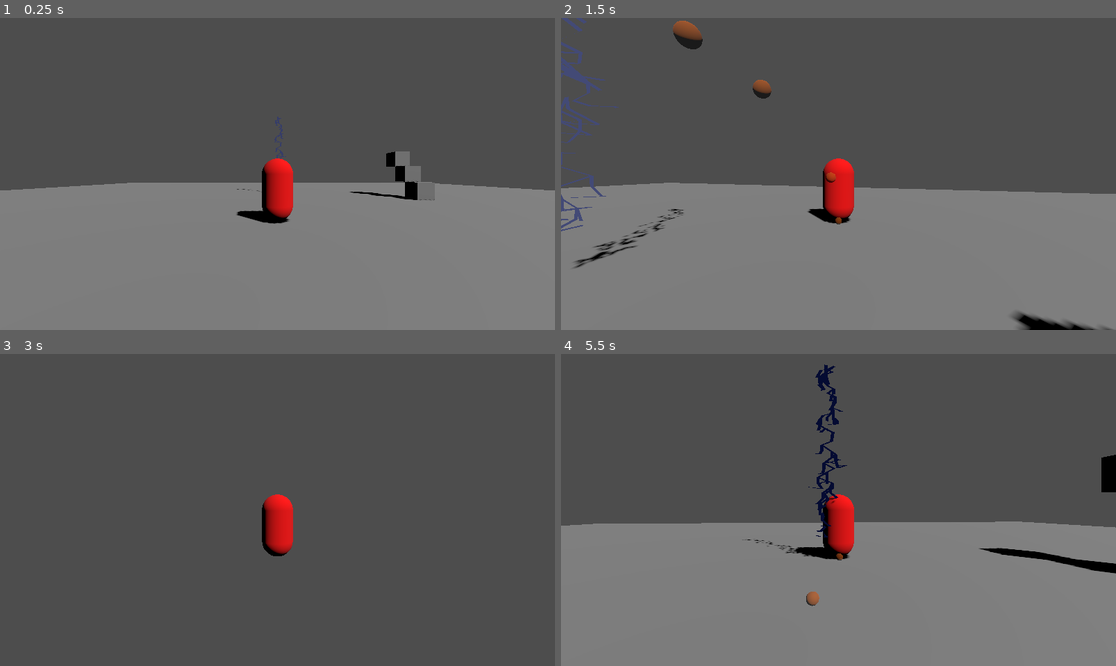
Above: before the commit, frames 1-4 (two rows, left to right).
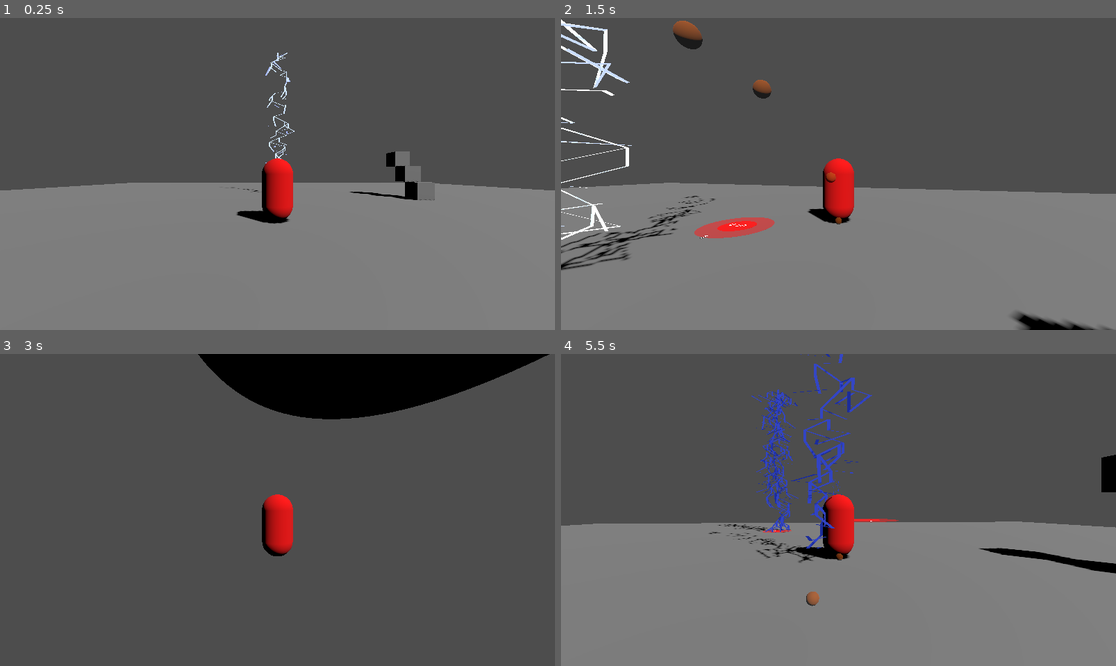
Above: after the commit, the same moments.

Repository: ZweiEuro/high_perf_cg
Game: Godot game, scene res://main_scene.tscn
The game is run twice, just before and just after one commit, with the same random seed, the same clock (stepped at 60 frames per second) and the same inputs.
Inputs (mouse positions are in pixels of both pictures, inside the frame that each line leads up to):
- Up to frame 1 (0.25 s): no input
- Up to frame 2 (1.5 s): tap Enter at 0.5 s; move the mouse to (866, 174) at 0.52 s; hold W (Player Forward) from 0.53 s (still down); tap Shift (Dash) at 0.6, 1.35 s; tap Space (Player jump) at 0.77 s; move the mouse to (810, 174) at 1.27 s
- Up to frame 3 (3 s): keep holding W (Player Forward); tap Space (Player jump) at 1.52 s; move the mouse to (288, 503) at 2.02 s; tap Shift (Dash) at 2.1, 2.85 s; move the mouse to (271, 516) at 2.77 s
- Up to frame 4 (5.5 s): keep holding W (Player Forward); tap Space (Player jump) at 3.02, 3.77, 4.52 s; move the mouse to (877, 513) at 3.52 s; tap Shift (Dash) at 3.6, 4.35, 5.1 s; move the mouse to (794, 506) at 4.27 s; tap R (Reset) at 5 s; move the mouse to (844, 510) at 5.02 s

The runs differ from the first frame. In frame 1, 0.3% of the frame differs, in the area x 41-54%, y 11-56%; in frame 2, 3.3%; in frame 3, 8.7%, in the area x 35-99%, y 0-21%; in frame 4, 2.8%.

Commit message:
current state

Diff:
--- a/alt_lightning/alt-lightning.gdshader
+++ b/alt_lightning/alt-lightning.gdshader
@@ -1,6 +1,5 @@
 shader_type spatial;
 render_mode cull_disabled;
-render_mode unshaded;
 
 uniform vec3 color_blue : source_color = vec3(0.2, 0.3, 1.0);
 uniform vec3 color_white : source_color = vec3(1.0, 1.0, 1.0);
--- a/alt_lightning/alt_lightning.tscn
+++ b/alt_lightning/alt_lightning.tscn
@@ -3,22 +3,22 @@
 [ext_resource type="Script" path="res://alt_lightning/multi_mesh_instance_3d.gd" id="1_7cfiw"]
 [ext_resource type="Shader" path="res://alt_lightning/alt-lightning.gdshader" id="1_8xj2g"]
 
-[sub_resource type="ShaderMaterial" id="ShaderMaterial_3rylv"]
+[sub_resource type="ShaderMaterial" id="ShaderMaterial_54nu6"]
 render_priority = 0
 shader = ExtResource("1_8xj2g")
 shader_parameter/color_blue = Color(0.2, 0.3, 1, 1)
-shader_parameter/color_white = Color(1, 0, 0, 1)
-shader_parameter/flicker_speed = 5.0
-shader_parameter/blue_bias = 2.0
+shader_parameter/color_white = Color(1, 1, 1, 1)
+shader_parameter/flicker_speed = 10.0
+shader_parameter/blue_bias = 4.0
 
-[sub_resource type="PlaneMesh" id="PlaneMesh_2yair"]
-material = SubResource("ShaderMaterial_3rylv")
+[sub_resource type="PlaneMesh" id="PlaneMesh_62ihd"]
+material = SubResource("ShaderMaterial_54nu6")
 
 [node name="alt-lightning" type="MeshInstance3D"]
-mesh = SubResource("PlaneMesh_2yair")
+mesh = SubResource("PlaneMesh_62ihd")
 script = ExtResource("1_7cfiw")
-start_point_offset = Vector3(0, 5, 0)
+start_point_offset = Vector3(0, 10, 0)
 n_segments = 30
-jaggedness = 0.3
+jaggedness = 0.8
 branch_chance = 0.8
 max_branch_depth = 8
--- /dev/null
+++ b/alt_lightning/hashlightning.gdshader
@@ -0,0 +1,72 @@
+shader_type spatial;
+render_mode cull_disabled;
+render_mode unshaded;
+
+uniform vec3 effect_color: source_color = vec3(0.2, 0.3, 0.8);
+uniform int octave_count: hint_range(1, 20) = 10;
+uniform float amp_start = 0.5;
+uniform float amp_coeff = 0.5;
+uniform float freq_coeff = 2.0;
+uniform float speed = 0.5;
+uniform vec2 direction = vec2(0.0, 1.0); // New uniform for direction
+
+
+uniform float thickness = 1.0;
+uniform bool billboard = false;
+
+float hash12(vec2 x) {
+    return fract(cos(mod(dot(x, vec2(13.9898, 8.141)), 3.14)) * 43758.5453);
+}
+
+vec2 hash22(vec2 uv) {
+    uv = vec2(dot(uv, vec2(127.1,311.7)),
+              dot(uv, vec2(269.5,183.3)));
+    return 2.0 * fract(sin(uv) * 43758.5453123) - 1.0;
+}
+
+float noise(vec2 uv) {
+    vec2 iuv = floor(uv);
+    vec2 fuv = fract(uv);
+    vec2 blur = smoothstep(0.0, 1.0, fuv);
+    return mix(mix(dot(hash22(iuv + vec2(0.0,0.0)), fuv - vec2(0.0,0.0)),
+                   dot(hash22(iuv + vec2(1.0,0.0)), fuv - vec2(1.0,0.0)), blur.x),
+               mix(dot(hash22(iuv + vec2(0.0,1.0)), fuv - vec2(0.0,1.0)),
+                   dot(hash22(iuv + vec2(1.0,1.0)), fuv - vec2(1.0,1.0)), blur.x), blur.y) + 0.5;
+}
+
+float fbm(vec2 uv, int octaves) {
+    float value = 0.0;
+    float amplitude = amp_start;
+    for (int i = 0; i < octaves; i++) {
+        value += amplitude * noise(uv);
+        uv *= freq_coeff;
+        amplitude *= amp_coeff;
+    }
+    return value;
+}
+
+
+
+void fragment() {
+    vec2 uv = 2.0 * UV - 1.0;
+
+    // Normalize the direction and use it to transform the UV coordinates
+    vec2 norm_direction = normalize(direction);
+    uv = mat2(
+		vec2(norm_direction.x, -norm_direction.y),
+		vec2(norm_direction.y, norm_direction.x)
+		) * uv;
+
+    uv += 2.0 * fbm(uv + TIME * speed, octave_count) - 1.0;
+
+    float dist = abs(uv.x) / thickness;
+    vec3 color = effect_color * mix(0.0, 0.05, hash12(vec2(TIME))) / dist;
+    ALBEDO = color;
+
+	ALPHA = mix(0.0, 0.05, hash12(vec2(TIME))) / dist;
+	ALPHA = pow(ALPHA, 4.0);
+
+	ALPHA = 1.0;
+
+	ALBEDO.rgb = vec3(1.0, 0,0);
+}
--- a/alt_lightning/multi_mesh_instance_3d.gd
+++ b/alt_lightning/multi_mesh_instance_3d.gd
@@ -32,7 +32,7 @@
 		tr = offsetVector(p1);
 	else:
 		tl = arr[-3];
-		tr = arr[-2];
+		tr = arr[-1];
 
 
 	var bl = p1 + direction * self.segment_length;
@@ -43,8 +43,8 @@
 	arr.append(bl);
 
 	arr.append(bl);
+	arr.append(tr);
 	arr.append(br);
-	arr.append(tr);
 
 
 func jitter_point(point: Vector3) ->Vector3:
@@ -54,6 +54,7 @@
 func generate_main_bolt() -> void:
 	var branches = []
 	append_quad(main_bolt, start_point_offset, main_bolt_direction);
+
 	for i in range(n_segments + 1):
 		var point = start_point_offset + main_bolt_direction * segment_length * i
 
@@ -73,7 +74,7 @@
 
 	append_quad(branch, branch_point, branch_dir);
 
-	for i in range(4):
+	for i in range(3):
 		var next_point = branch_point + branch_dir * segment_length;
 		next_point = jitter_point(next_point);
 
@@ -109,7 +110,9 @@
 	create_mesh()
 	var lightning_material = ShaderMaterial.new()
 	lightning_material.shader = load("res://alt_lightning/alt-lightning.gdshader")
-	$".".material_override = lightning_material
+	#walightning_material.shader = load("res://alt_lightning/hashlightning.gdshader")
+
+	self.material_override = lightning_material
 
 	self_remove_timer.autostart = true;
 	self_remove_timer.wait_time = 0.5;
--- a/gameObjects/lightning/indicator_spawner.gd
+++ b/gameObjects/lightning/indicator_spawner.gd
@@ -14,7 +14,6 @@
 
 # Called when the node enters the scene tree for the first time.
 func _ready() -> void:
-	return;
 	timer.autostart = true;
 	timer.one_shot = true;
 	timer.wait_time = spawningInterval;
